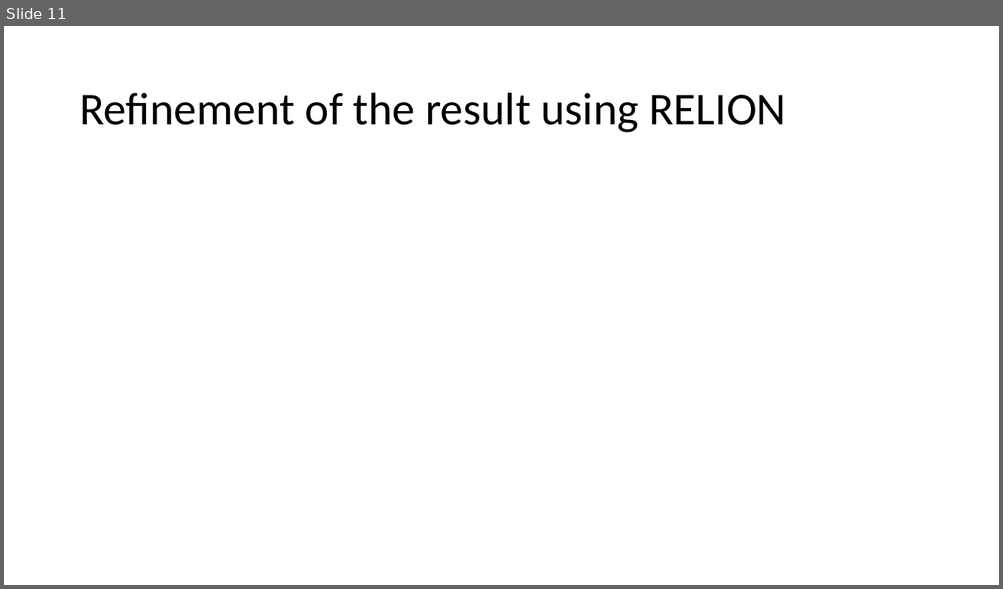
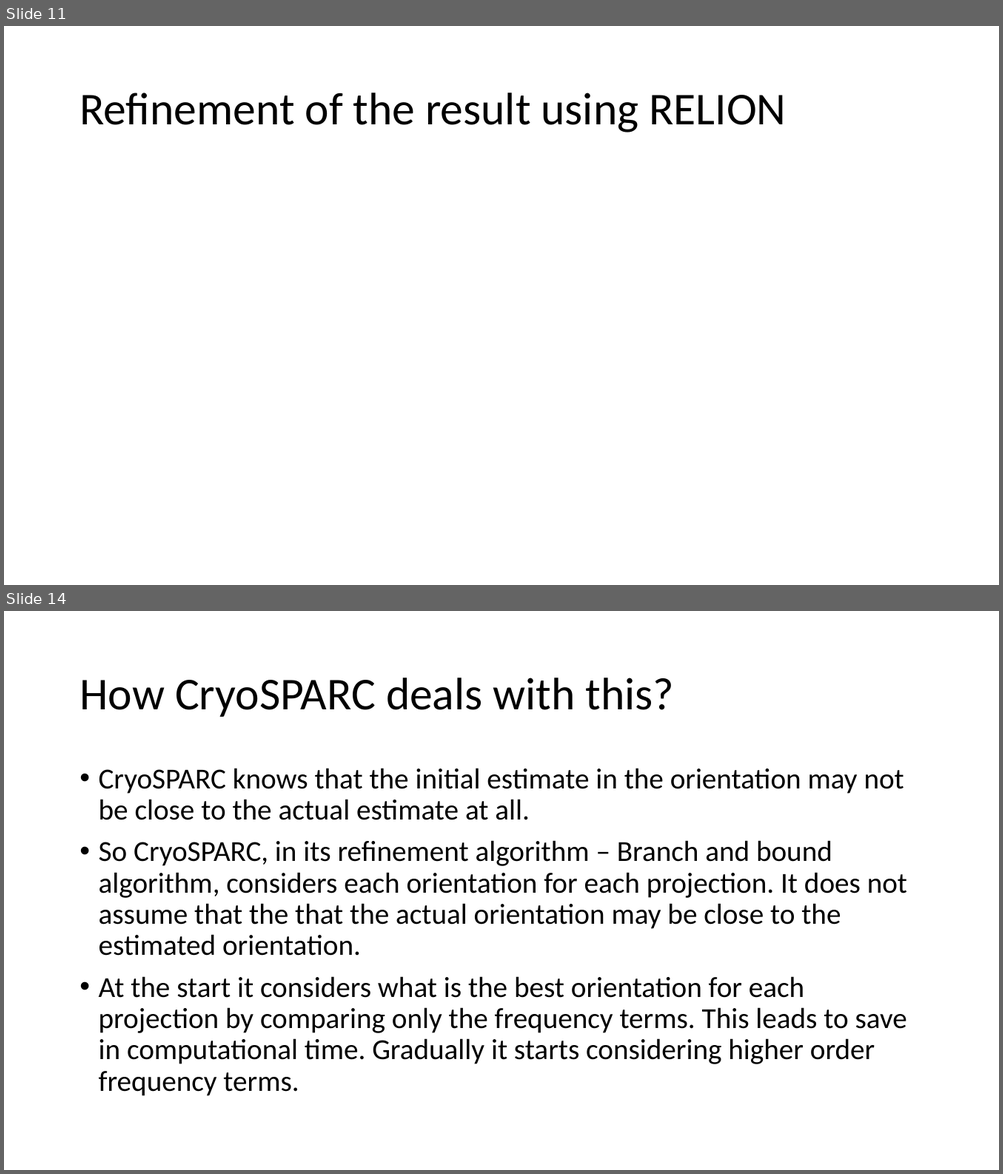
Before and after one commit to arunabh98/EPFL-CryoEM, a slide deck: reports/Project Status 4.pptx. Shown one above the other, each under a label of ours: slide 11 before the commit, slides 11 and 14 after it; the slides between them are not shown. The pictures are 1003x589 and 1003x1174 pixels, drawn with LibreOffice and Linux fonts; fonts in the diff are those of the drawing; grey boxes stand for pictures. Boxes give left, top, right and bottom in pixels: in the first picture for what was removed or moved away, otherwise in the second. Text is boxed around its words. In the diff, an @@ line names an element or a change of style, - is before the commit and + after.

```diff
--- a/reports/Project Status 4.pptx
+++ b/reports/Project Status 4.pptx
@@ slide 14 added at [4,611,999,1170], background #FFFFFF @@
@@ title added at [79,678,674,717], 44 pt, text #000000 @@
+How CryoSPARC deals with this?
@@ text added at [99,768,907,1096], 28 pt, text #000000 @@
+• CryoSPARC knows that the initial estimate in the orientation may not be close to the actual estimate at all.
+• So CryoSPARC, in its refinement algorithm – Branch and bound algorithm, considers each orientation for each projection. It does not assume that the that the actual orientation may be close to the estimated orientation.
+• At the start it considers what is the best orientation for each projection by comparing only the frequency terms. This leads to save in computational time. Gradually it starts considering higher order frequency terms.
```
Also in this commit, not shown: 1 slide changed, 3 other slides added, 20 other files.
